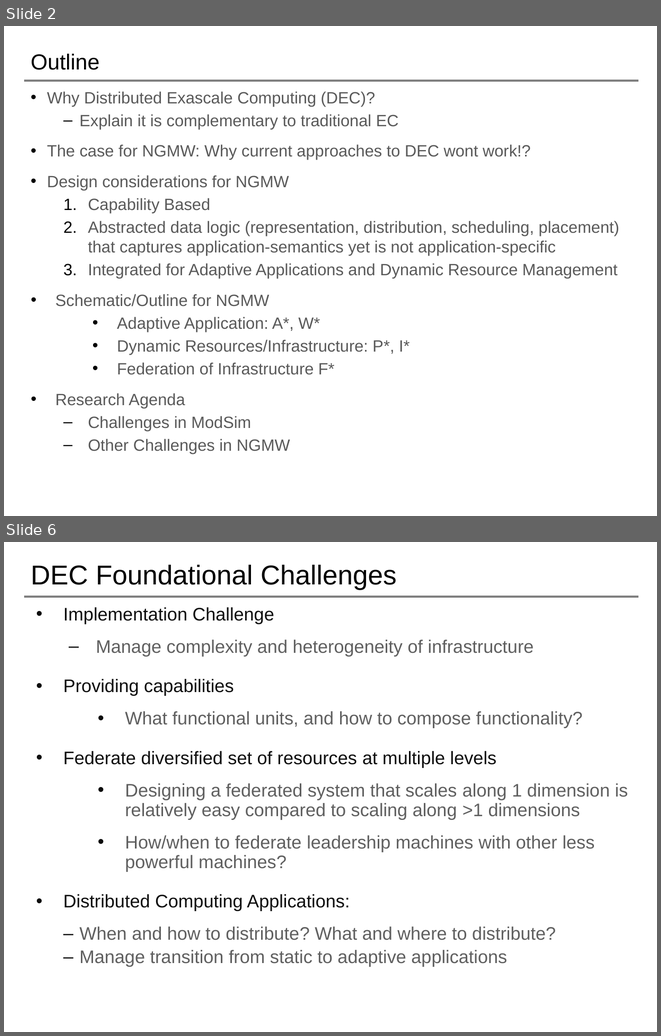
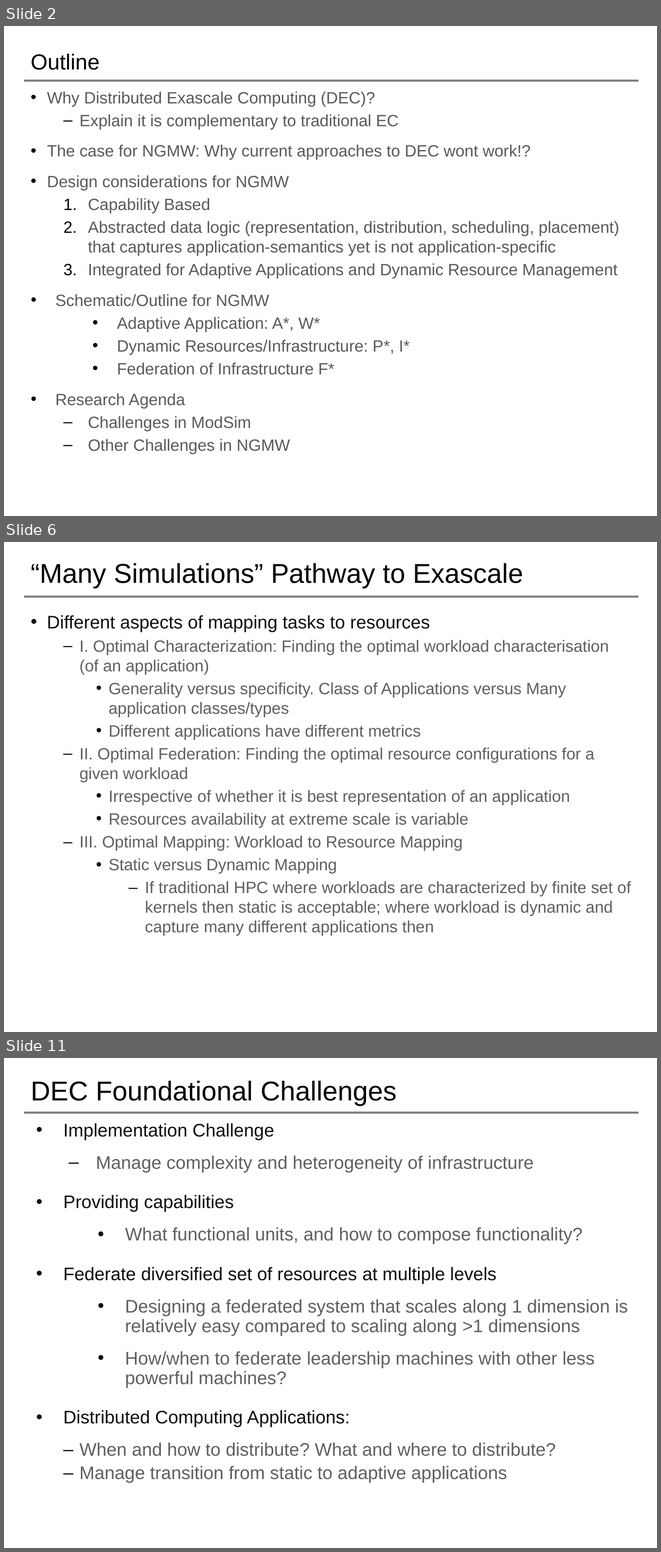
Before and after one commit to saga-project/NGMW, a slide deck: presentations/radical-modsim.pptx. Shown one above the other, each under a label of ours: slides 2 and 6 before the commit, slides 2, 6 and 11 after it; the slides between them are not shown. The pictures are 661x1036 and 661x1552 pixels, drawn with LibreOffice and Linux fonts; fonts in the diff are those of the drawing; background and template pictures are left out. Boxes give left, top, right and bottom in pixels: in the first picture for what was removed or moved away, otherwise in the second. Text is boxed around its words. In the diff, an @@ line names an element or a change of style, - is before the commit and + after.

```diff
--- a/presentations/radical-modsim.pptx
+++ b/presentations/radical-modsim.pptx
@@ slide 6 added at [4,542,657,1032], background #FFFFFF; not listed: 1 template element that a slide beside it also shows @@
@@ title added at [30,563,523,588], 30 pt, text #000000 @@
+“Many Simulations” Pathway to Exascale
@@ text added at [47,615,631,935], 18 pt, text #5F5F5F @@
+• Different aspects of mapping tasks to resources
+  – I. Optimal Characterization: Finding the optimal workload characterisation (of an application)
+    • Generality versus specificity. Class of Applications versus Many application classes/types
+    • Different applications have different metrics
+  – II. Optimal Federation: Finding the optimal resource configurations for a given workload
+    • Irrespective of whether it is best representation of an application
+    • Resources availability at extreme scale is variable
+  – III. Optimal Mapping: Workload to Resource Mapping
+    • Static versus Dynamic Mapping
+      – If traditional HPC where workloads are characterized by finite set of kernels then static is acceptable; where workload is dynamic and capture many different applications then
@@ what was slide 6 is now slide 11 @@
```
Also in this commit, not shown: 3 slides changed, 10 other slides added, 1 slide removed.
